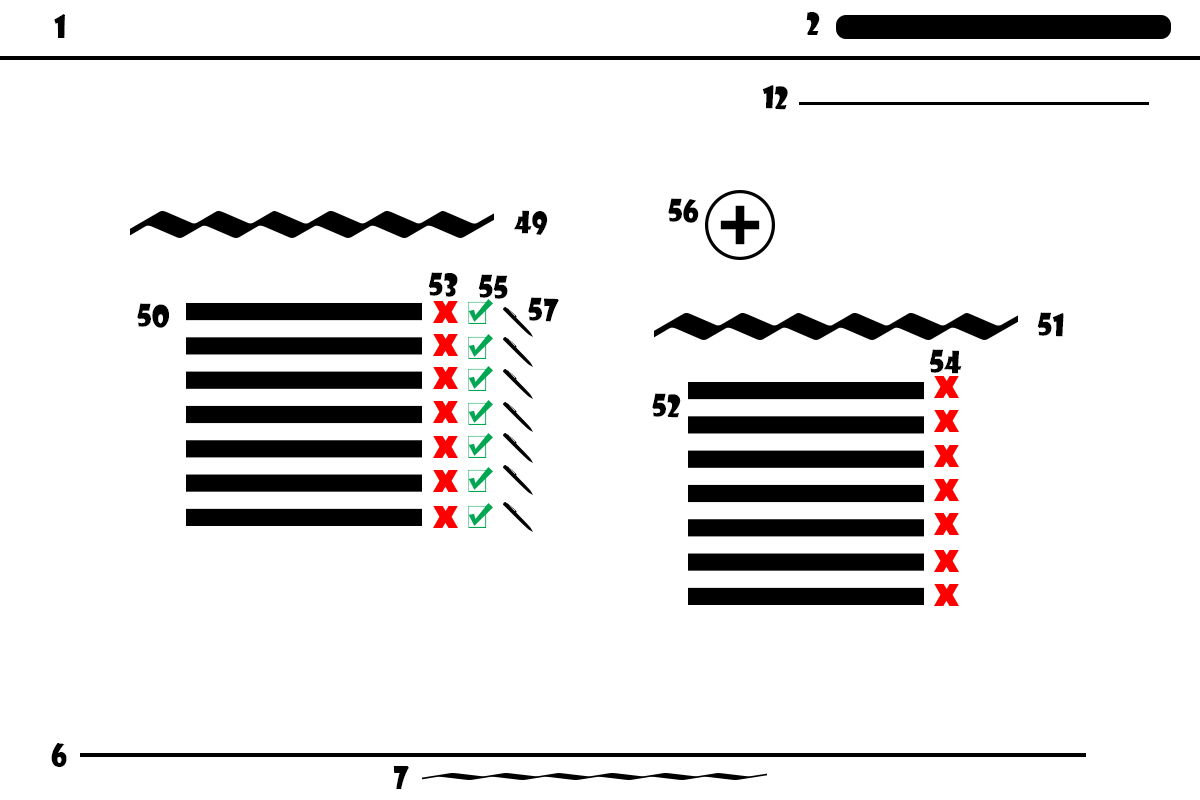
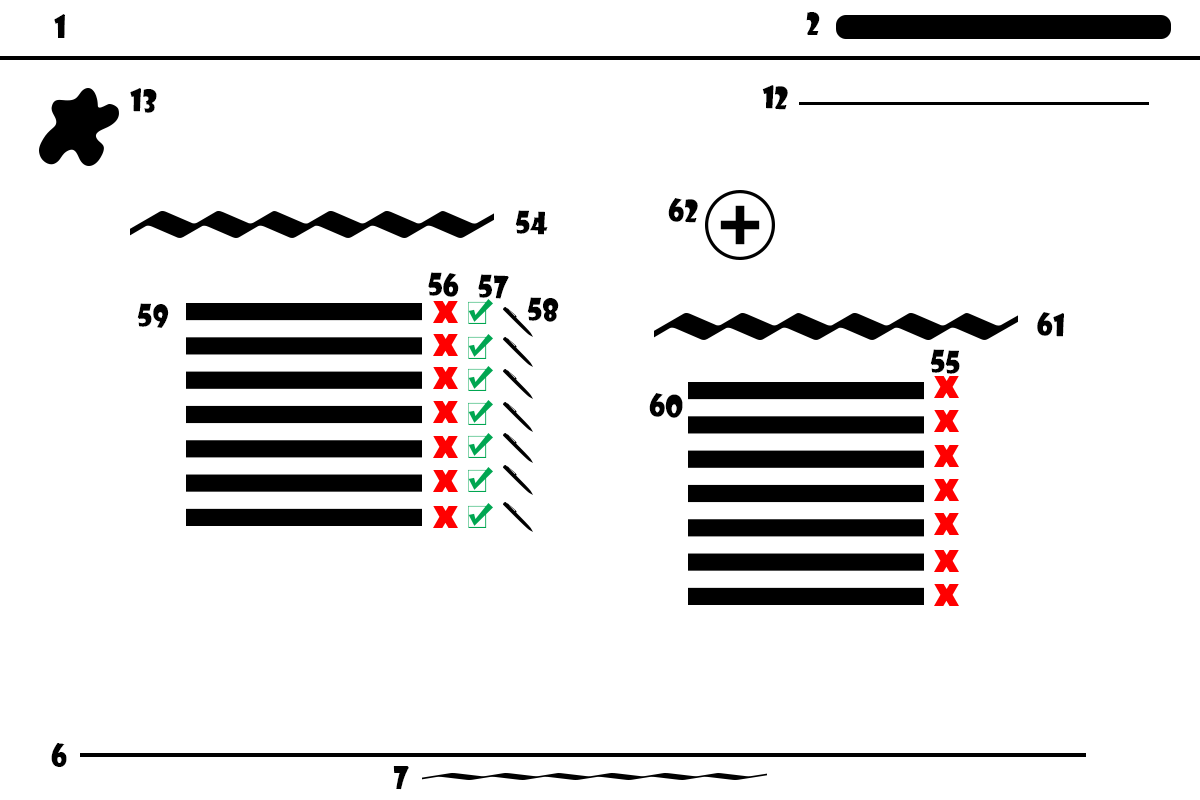
Before/after of a 1200px x 800px layered artwork. What changed in the layer stack:
added layer "logo" above "13" over [39, 88, 119, 166]
added layer "13" above "57" over [130, 88, 157, 113]
painted on "57" over [527, 297, 559, 322]
painted on "56" over [668, 198, 699, 223]
painted on "55" over [478, 274, 509, 299]
painted on "53" over [428, 272, 459, 297]
painted on "54" over [929, 349, 962, 374]
painted on "52" over [649, 393, 683, 418]
painted on "51" over [1037, 312, 1064, 337]
painted on "50" over [137, 303, 169, 328]
painted on "49" over [514, 210, 548, 235]
